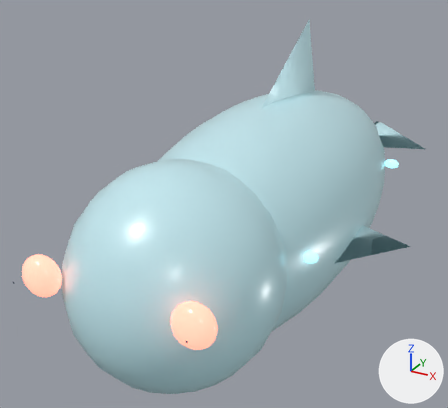
What one commit did to the Blender file assets/models/ocean/fish/glassjaw.blend.
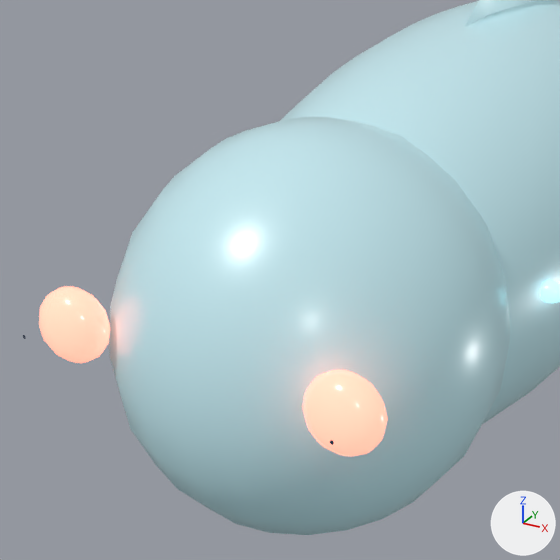
There are two pictures of each version: one whole from a 50 mm lens placed at (1.6, -3.56, 1.69), pointed at (-0.34, -0.03, -0.08), one close up on the part from 0% to 70% of the width and 23% to 100% of the height. The axes (+X, +Y, +Z) are drawn at lower right. The lights are the same throughout. The older version's two pictures come first.

The scene before the commit, as lines of its bpy script (objects in view):
```python
me_sphere_034 = bpy.data.meshes.new('Sphere.034')
me_sphere_034.from_pydata(...)  # a UV sphere (28 segments, 14 rings, poles along z) spanning x -1.0..1.0, y -1.0..1.0, z -1.0..1.0
me_sphere_034.polygons.foreach_set('use_smooth', [True] * 392)
me_sphere_034.materials.append(mat_glassjaw_skin)  # cyan #c3e4ea
me_sphere_035 = bpy.data.meshes.new('Sphere.035')
me_sphere_035.from_pydata(...)  # a UV sphere (24 segments, 12 rings, poles along z) spanning x -1.0..1.0, y -1.0..1.0, z -1.0..1.0
me_sphere_035.polygons.foreach_set('use_smooth', [True] * 288)
me_sphere_035.materials.append(mat_glassjaw_skin)  # cyan #c3e4ea
me_sphere_036 = bpy.data.meshes.new('Sphere.036')
me_sphere_036.from_pydata(...)  # a UV sphere (16 segments, 8 rings, poles along z) spanning x -1.0..1.0, y -1.0..1.0, z -1.0..1.0
me_sphere_036.polygons.foreach_set('use_smooth', [True] * 128)
me_sphere_036.materials.append(mat_glassjaw_eye)  # pink #ff9b86, glowing pink #ff9b86
ob_body = bpy.data.objects.new('body', me_sphere_034)
ob_body.parent = ob_glassjaw
ob_body.location = (0.0, 0.0, 0.0)
ob_body.scale = (0.66, 1.61, 0.696)
ob_head = bpy.data.objects.new('head', me_sphere_035)
ob_head.parent = ob_glassjaw
ob_head.location = (0.0, -1.16, 0.02)
ob_head.scale = (0.58, 0.62, 0.612)
ob_weak_point_eye__1 = bpy.data.objects.new('weak-point-eye--1', me_sphere_036)
ob_weak_point_eye__1.parent = ob_glassjaw
ob_weak_point_eye__1.location = (-0.43, -1.691, 0.16)
ob_weak_point_eye__1.scale = (0.11, 0.075, 0.11)
# also in view: 'weak-point-eye-1' at (0.43, -1.69, 0.16)
```
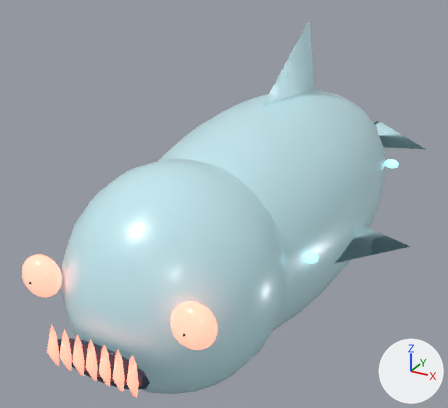
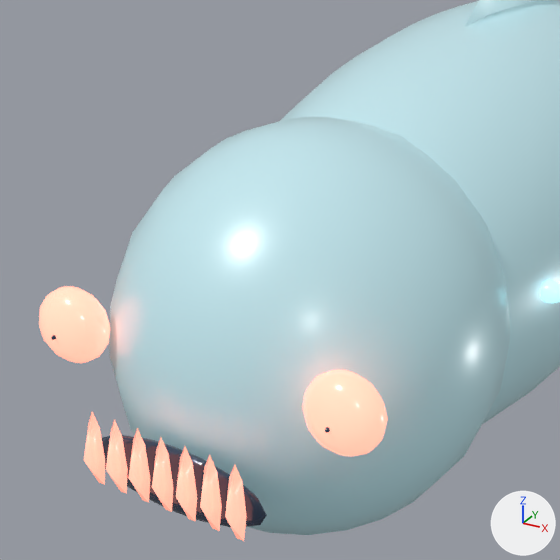
Where the newer file only moved an object's origin or applied its transform, the numbers keep the older frame.

Where the change shows, as pixel boxes [x1, y1, x2, y2] in the close-ups (560 x 560 px):
'mouth', added: after [102, 435, 267, 527]
'fang-3', added: after [225, 465, 247, 541]
'fang-2', added: after [200, 455, 222, 531]
'fang-1', added: after [176, 446, 197, 521]
'fang-0', added: after [152, 438, 173, 512]
'fang--1', added: after [129, 428, 150, 502]
'fang--2', added: after [106, 419, 128, 494]
'fang--3', added: after [84, 412, 105, 485]

What changed in the scene script:
```text
Add me_cone_063:
    me_cone_063.from_pydata(...)  # a 7-sided cone pointing to +z spanning x -0.97..0.97, y -0.9..1.0, z -1.0..1.0
    me_cone_063.polygons.foreach_set('use_smooth', [True] * 8)
    me_cone_063.materials.append(mat_glassjaw_eye)  # pink #ff9b86, glowing pink #ff9b86
Add me_sphere_038_1:
    me_sphere_038_1.from_pydata(...)  # a UV sphere (16 segments, 8 rings, poles along z) spanning x -1.0..1.0, y -1.0..1.0, z -1.0..1.0
    me_sphere_038_1.polygons.foreach_set('use_smooth', [True] * 128)
    me_sphere_038_1.materials.append(mat_glassjaw_pupil)  # dark blue #26354b
Add ob_fang_3:
    ob_fang_3 = bpy.data.objects.new('fang-3', me_cone_063)
    ob_fang_3.parent = ob_glassjaw
    ob_fang_3.location = (0.225, -1.885, -0.07)
    ob_fang_3.rotation_euler = (1.571, 0.0, 0.0)  # degrees (90, 0, 0)
    ob_fang_3.scale = (0.025, 0.12, 0.025)
Add ob_fang_2:
    ob_fang_2 = bpy.data.objects.new('fang-2', me_cone_063.copy())
    ob_fang_2.parent = ob_glassjaw
    ob_fang_2.location = (0.15, -1.885, -0.07)
    ob_fang_2.rotation_euler = (1.571, 0.0, 0.0)  # degrees (90, 0, 0)
    ob_fang_2.scale = (0.025, 0.12, 0.025)
Add ob_fang_1:
    ob_fang_1 = bpy.data.objects.new('fang-1', me_cone_063.copy())
    ob_fang_1.parent = ob_glassjaw
    ob_fang_1.location = (0.075, -1.885, -0.07)
    ob_fang_1.rotation_euler = (1.571, 0.0, 0.0)  # degrees (90, 0, 0)
    ob_fang_1.scale = (0.025, 0.12, 0.025)
Add ob_fang_0:
    ob_fang_0 = bpy.data.objects.new('fang-0', me_cone_063.copy())
    ob_fang_0.parent = ob_glassjaw
    ob_fang_0.location = (0.0, -1.885, -0.07)
    ob_fang_0.rotation_euler = (1.571, 0.0, 0.0)  # degrees (90, 0, 0)
    ob_fang_0.scale = (0.025, 0.12, 0.025)
Add ob_fang__1:
    ob_fang__1 = bpy.data.objects.new('fang--1', me_cone_063.copy())
    ob_fang__1.parent = ob_glassjaw
    ob_fang__1.location = (-0.075, -1.885, -0.07)
    ob_fang__1.rotation_euler = (1.571, 0.0, 0.0)  # degrees (90, 0, 0)
    ob_fang__1.scale = (0.025, 0.12, 0.025)
Add ob_fang__2:
    ob_fang__2 = bpy.data.objects.new('fang--2', me_cone_063.copy())
    ob_fang__2.parent = ob_glassjaw
    ob_fang__2.location = (-0.15, -1.885, -0.07)
    ob_fang__2.rotation_euler = (1.571, 0.0, 0.0)  # degrees (90, 0, 0)
    ob_fang__2.scale = (0.025, 0.12, 0.025)
Add ob_fang__3:
    ob_fang__3 = bpy.data.objects.new('fang--3', me_cone_063.copy())
    ob_fang__3.parent = ob_glassjaw
    ob_fang__3.location = (-0.225, -1.885, -0.07)
    ob_fang__3.rotation_euler = (1.571, 0.0, 0.0)  # degrees (90, 0, 0)
    ob_fang__3.scale = (0.025, 0.12, 0.025)
Add ob_mouth:
    ob_mouth = bpy.data.objects.new('mouth', me_sphere_038_1)
    ob_mouth.parent = ob_glassjaw
    ob_mouth.location = (0.0, -1.82, -0.11)
    ob_mouth.scale = (0.28, 0.035, 0.1)
```
